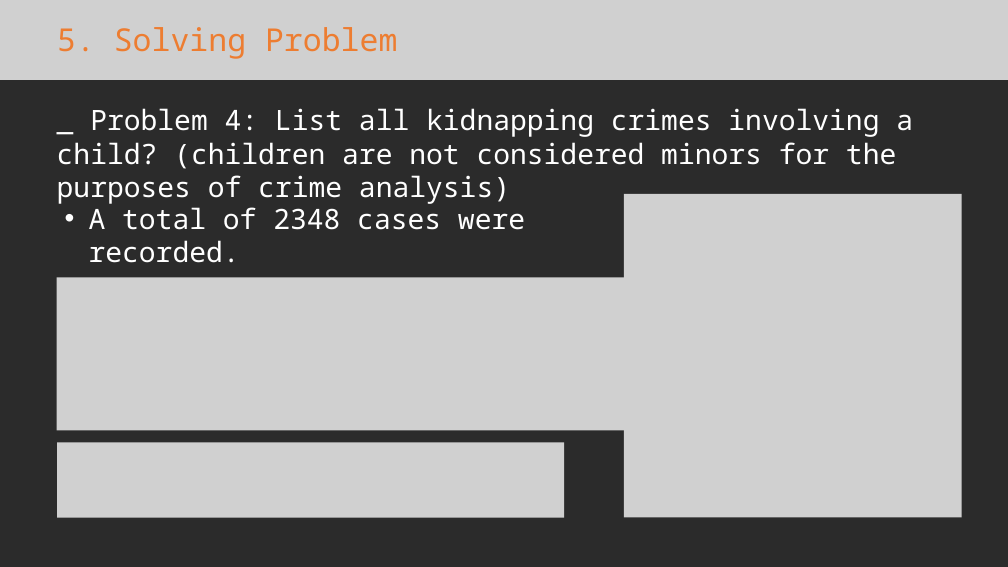
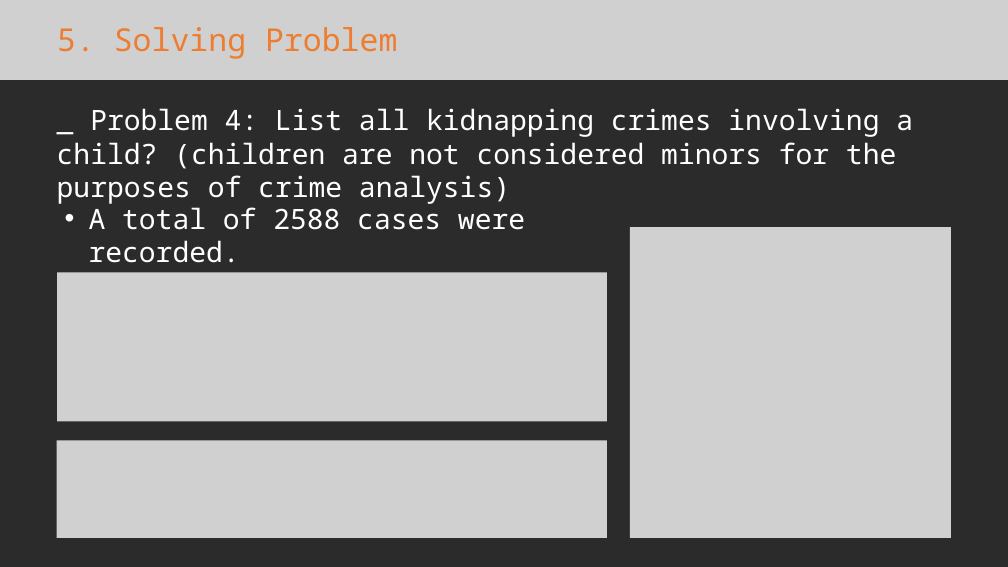
Before and after one commit to thangthewinner/ADY201m_AS01, a slide deck: slide 22 of ADY201m_AS01_Group04.pptx. Drawn at 1008x567 pixels with LibreOffice and Linux fonts; fonts in the diff are those of the drawing; grey boxes stand for pictures; background and template pictures are left out; a plain dark background stands for a picture behind light text. Boxes give left, top, right and bottom in pixels: in the first picture for what was removed or moved away, otherwise in the second. Text is boxed around its words. In the diff, an @@ line names an element or a change of style, - is before the commit and + after.

```diff
--- a/ADY201m_AS01_Group04.pptx
+++ b/ADY201m_AS01_Group04.pptx
@@ text at box(89, 202, 525, 263): text changed @@
-  • A total of 2348 cases were recorded.
+  • A total of 2588 cases were recorded.
@@ picture: place and size @@
-picture at box(624, 194, 962, 518)
+picture at box(630, 227, 951, 538)
@@ picture: place and size @@
-picture at box(56, 277, 623, 430)
+picture at box(57, 272, 607, 421)
@@ picture: place and size @@
-picture at box(57, 443, 564, 518)
+picture at box(56, 440, 606, 538)
```
Also in this commit, not shown: 2 other slides changed, 1 other file.
